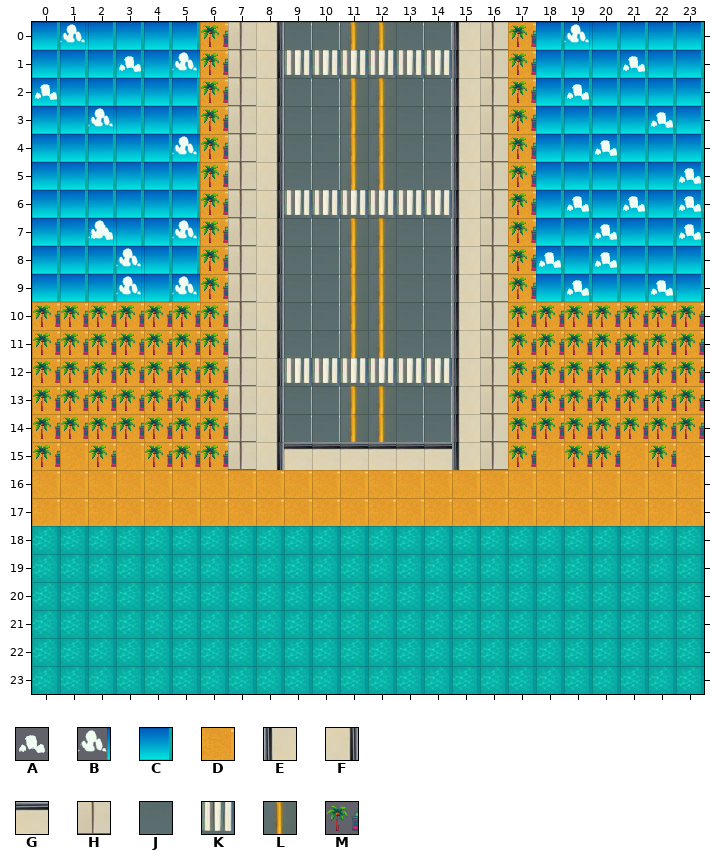
One commit to this Tiled map: assets/Maps/level1/Level_1_Frame_1.tmx. This is how it looked before the edit.
Cells are 32x32 px. Shown: x 0..23, y 0..23.
Key: from "TileSet_1": A 0, B 1, C 2, D 5, E 8, F 9, G 9 turned 270, H 14 turned 90, J 15, K 17, L 18 turned 90, M 20.
_ is an empty cell, # one hidden under a higher layer.
Layers that did not change in this view are not listed.
Layer "Clouds" before, first column x 18:
0 _B____
1 ___A__
2 _A____
3 ____A_
4 __A___
5 ____CC
6 _____A
7 __A___
Layer "Sand" before, first column x 0:
 0 _________DD##DD______
 1 _________######______
 2 _________DD##DD______
 3 _________DD##DD______
 4 _________DD##DD______
 5 ________#DD##DD______
 6 _____#__#######______
 7 ___##____DD##DD______
 8 ___#_____DD##DD______
 9 _#_#_____DD##DD___#__
10 DDDDDD#__DD##DD___DDD
11 DDDDDD___DD##DD___DDD
12 DDDDDD___######___DDD
13 DDDDDD___DD##DD___DDD
14 DDDDDD___DD##DD#__DDD
15 #####################
16 #####################
Layer "Road" before, first column x 0:
 0 _________JJLLJJ_________
 1 _________KKKKKK_________
 2 _________JJLLJJ_________
 3 _________JJLLJJ_________
 4 _________JJLLJJ_________
 5 CCCCCC___JJLLJJ________A
 6 CCCCCC___KKKKKK____A_A__
 7 CCACCC___JJLLJJ________A
 8 CCCCCC___JJLLJJ___A_A___
 9 CCCCCC___JJLLJJ___#A__A_
10 _________JJLLJJ_________
11 _________JJLLJJ_________
Layer "Sidewalk" before, first column x 0:
 0 ______DHF______EHD______
 1 ______DHF______EHD______
 2 ______DHF______EHD______
 3 ______DHF______EHD______
 4 ______DHF______EHD______
 5 ______DHF______EHD______
 6 ______DHF______EHD______
 7 _____BDHF______EHD______
 8 ___B__DHF______EHD______
 9 _____BDHF______EHD#_____
10 ______DHF______EHD______
11 ______DHF______EHD______
12 ______DHF______EHD______
13 ______DHF______EHD______
14 ______DHF______EHD______
15 DDDDDDDHFGGGGGGEHDDDDDDD
16 DDDDD##DDDDDDDDDD#DDDDDD
Layer "Interactables" before, first column x 0:
 0 ______M___
 1 ______M___
 2 ______M___
 3 ______M___
 4 ______M___
 5 ______M___
 6 ______M___
 7 __B___M___
 8 ______M___
 9 ___B__M___
10 MMMMMMM___
11 MMMMMMM___
The result:
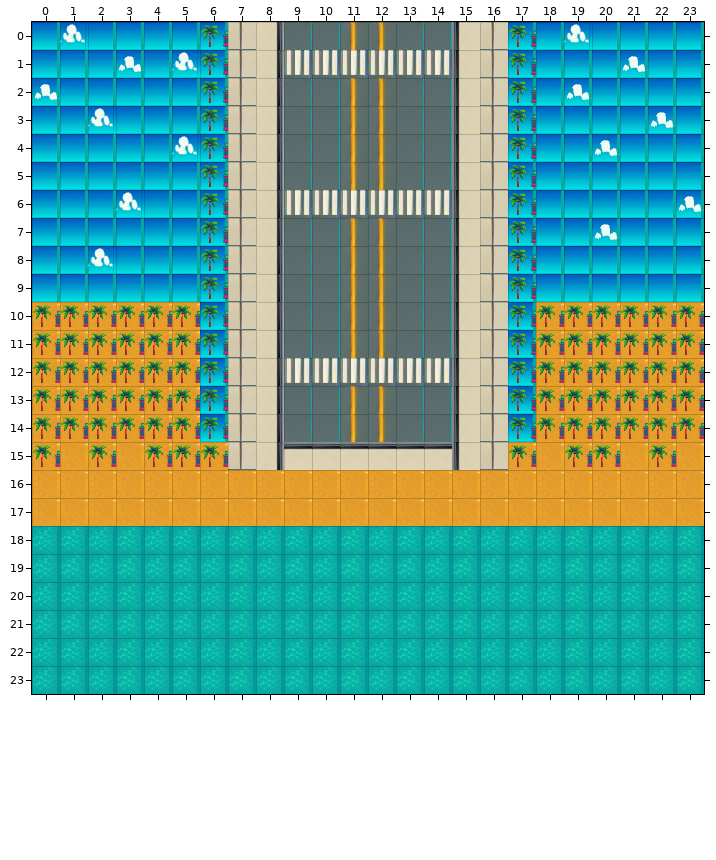
Message: feat: add initial level 1 tilemap and tileset with collision properties
What changed:
Layer "Clouds":
y 5: x 23 C -> _
Layer "Ocean":
y 8: x 2 # -> _
Layer "Sand":
y 0: x 9..10 DD -> __; x 13..14 DD -> __
y 2..5: x 9..10 DD -> __; x 13..14 DD -> __
y 7: x 9..10 DD -> __; x 13..14 DD -> __
y 8..9: x 3 # -> _; x 9..10 DD -> __; x 13..14 DD -> __
y 10: x 6 # -> _; x 9..10 DD -> __; x 13..14 DD -> __
y 11: x 9..10 DD -> __; x 13..14 DD -> __
y 13..14: x 9..10 DD -> __; x 13..14 DD -> __
Layer "Road":
y 5: x 23 A -> _
y 6: x 3 C -> _; x 19 A -> _; x 21 A -> _
y 7: x 2 A -> _; x 5 C -> _; x 23 A -> _
y 8: x 2..3 CC -> __; x 18 A -> _; x 20 A -> _
y 9: x 3 C -> _; x 5 C -> _; x 19 A -> _; x 22 A -> _
Layer "Sidewalk":
y 0..6: x 6 D -> _; x 17 D -> _
y 7: x 5..6 BD -> __; x 17 D -> _
y 8: x 3 B -> _; x 6 D -> _; x 17 D -> _
y 9: x 5..6 BD -> __; x 17 D -> _
y 10..14: x 6 D -> _; x 17 D -> _
Layer "Interactables":
y 7: x 2 B -> _
y 9: x 3 B -> _
